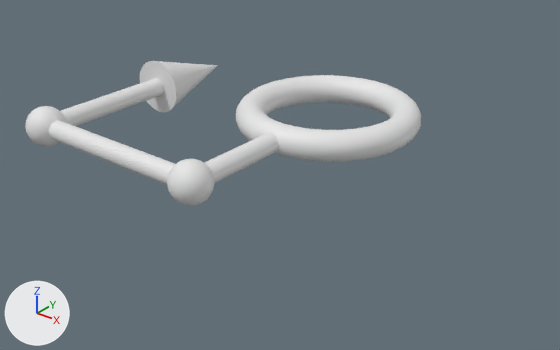
An edit to the OBJ model Assets/Modules/Azure/Assets/Arrows/Arrow-064.obj, drawn before and after from the same camera.
Before and after are seen from a 50 mm camera at (2.14, -3.07, 1.47) aimed at (0.02, -0.41, -0.18). The lights are fixed; the arrows at lower left show +X, +Y and +Z. Where no turn or scale is listed for an object, it has been applied to the vertices. Vertices at the same position are counted once.

Names of what the first picture shows: 'Arrow-064'.
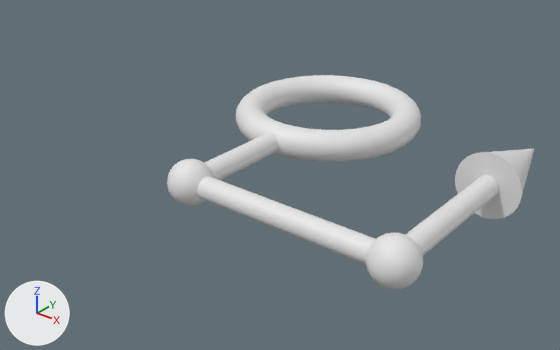
Changed parts and their boxes [x1, y1, x2, y2] in the pictures (560 x 350 px; the box of a moved part takes in the faces that stretch with it):
'Arrow-064', reshaped (7% narrower, 48% taller): before [25, 61, 421, 206]; after [167, 75, 534, 290]
part 1 of me_arrow_064, moved or reshaped: before [140, 61, 218, 112]; after [455, 149, 534, 219]
part 2 of me_arrow_064, added: after [366, 232, 423, 290]
part 3 of me_arrow_064, deleted: before [25, 106, 67, 146]
part 4 of me_arrow_064, moved or reshaped: before [49, 78, 180, 194]; after [170, 175, 499, 265]

The change, as a list of edits to the scene's bpy script:
```text
Change me_arrow_064:
    used by ob_arrow_064; location = (0.0, 0.0, 0.0)
    remove me_arrow_064.from_pydata(...)  # 3281 vertices, 3143 faces; spans x -1.15..0.47, y -1.1..0.47, z -0.15..0.15
    add me_arrow_064.from_pydata(...)  # 3280 vertices, 3143 faces; spans x -0.47..1.15, y -1.1..0.47, z -0.15..0.15
    me_arrow_064 part 1: the loose piece of 33 vertices spanning x -1.15..-0.85, y -0.25..0.25, z -0.15..0.15 is turned 180 degrees about the y axis through the mesh origin
    me_arrow_064 part 2: a new loose piece of 1009 vertices spanning x 0.9..1.1, y -1.1..-0.9, z -0.1..0.1
    me_arrow_064 part 3: the loose piece of 1010 vertices spanning x -1.1..-0.9, y -1.1..-0.9, z -0.1..0.1 is deleted
    me_arrow_064 part 4
    94 vertices are removed from x -1.05..-0.95, y -1.05..0.0, z -0.05..0.05
    140 faces are deleted
    4 vertices move within x -0.02..0.02, y -1.1..-0.9, z 0.0
    30 vertices are added at x 0.95..1.05, y -1.0, z -0.05..0.05
    32 new vertices lie (1.0, 0.0, 0.0) away from vertices in x 0.0, y -1.05..-0.95, z -0.05..0.05
    32 new vertices lie (0.0, 1.0, 0.0) away from vertices in x 0.95..1.05, y -1.0, z -0.05..0.05
    140 new faces join them
```
